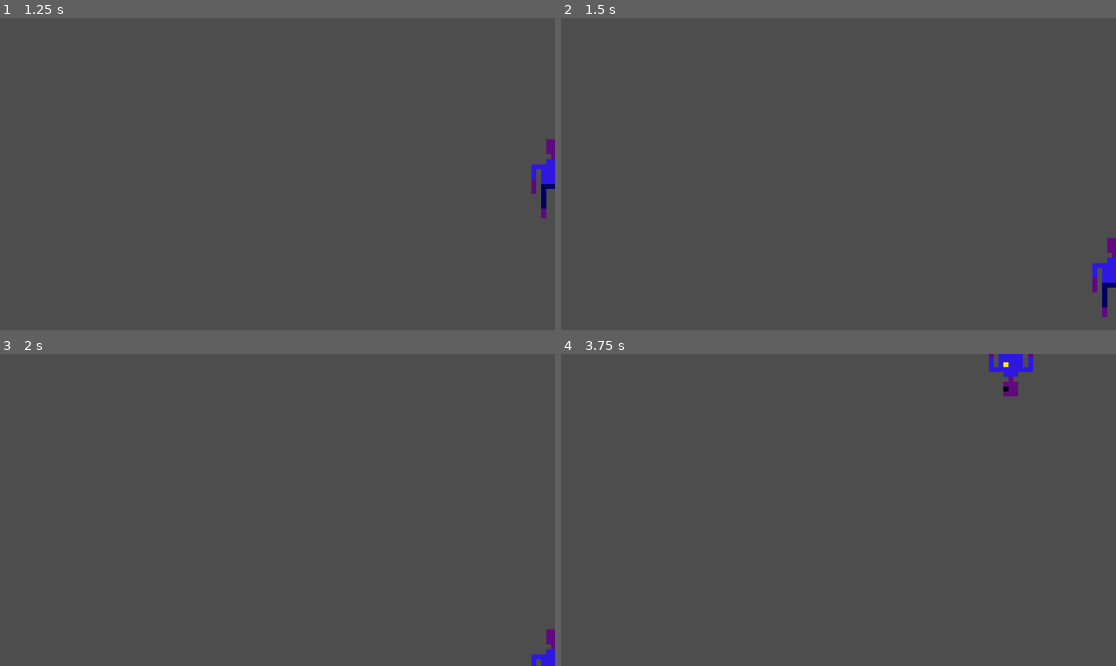
Above: before the commit, frames 1-4 (two rows, left to right).
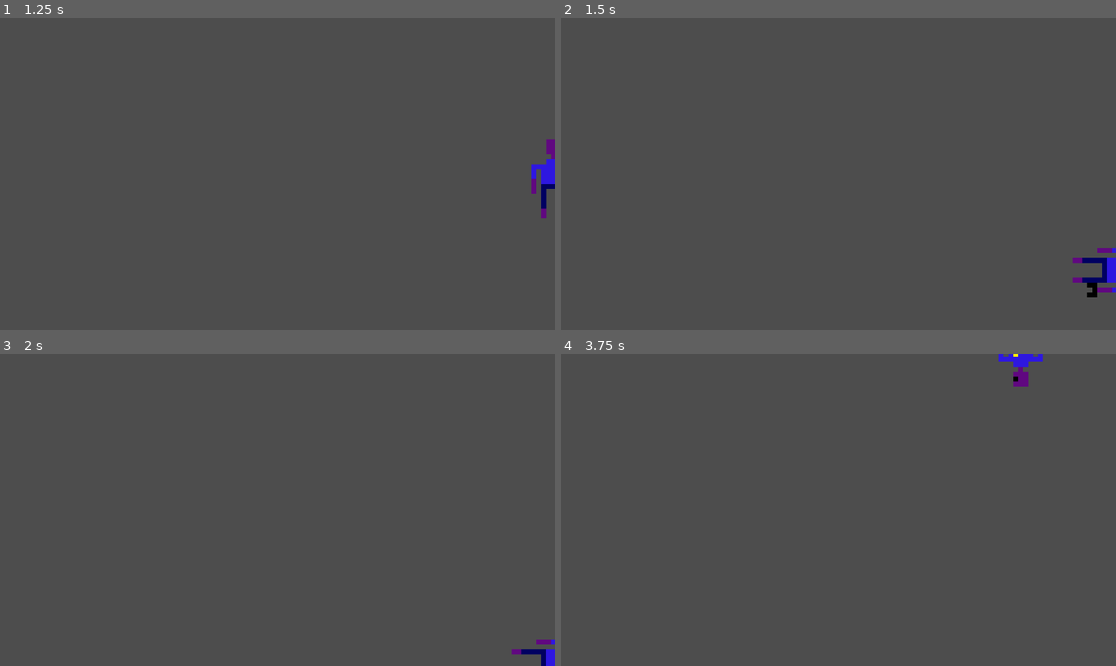
Above: after the commit, the same moments.

Repository: ConquestM/TANKG
Game: Godot game, scene res://Player.tscn
The game is run twice, just before and just after one commit, with the same random seed, the same clock (stepped at 60 frames per second) and the same inputs.
Inputs:
- Up to frame 1 (1.25 s): tap Enter at 0.5 s; hold Right (ui_right) from 0.53 s (still down)
- Up to frame 2 (1.5 s): release Right (ui_right) at 1.28 s; hold Down (ui_down) from 1.28 s (still down)
- Up to frame 3 (2 s): keep holding Down (ui_down)
- Up to frame 4 (3.75 s): tap Space at 2 s; release Down (ui_down) at 2.03 s; hold Right (ui_right) 2.03-2.78 s; tap Enter at 2.75 s; hold Up (ui_up) 2.78-3.53 s; hold Left (ui_left) from 3.53 s (still down)

Frame 1 is identical in both runs. In frame 2, 0.7% of the frame differs, in the area x 92-100%, y 70-96%; in frame 3, 0.3%; in frame 4, 0.6%.

Commit message:
I hate you fEARGHAL

Diff:
--- a/scripts/bullet.gd
+++ b/scripts/bullet.gd
@@ -8,4 +8,4 @@
 
 # Called every frame. 'delta' is the elapsed time since the previous frame.
 func _process(delta):
-	position.x += speed * delta
+	move_local_x(speed * delta)
--- a/scripts/player.gd
+++ b/scripts/player.gd
@@ -16,13 +16,19 @@
 	var vert_direction = Input.get_axis("ui_up", "ui_down")
 	if direction:
 		velocity.x = direction * speed
-		$Sprite2D.scale.x = direction
+		if direction > 0:
+			rotation_degrees = 0
+		if direction < 0:
+			rotation_degrees = 180
 		$CollisionShape2D.scale.x = direction
 	else:
 		velocity.x = move_toward(velocity.x, 0, speed)
 	if vert_direction:
 		velocity.y = vert_direction * speed
-		$Sprite2D.scale.y = vert_direction
+		if vert_direction < 0:
+			rotation_degrees = 270
+		if vert_direction > 0:
+			rotation_degrees = 90
 		$CollisionShape2D.scale.x = direction
 	else:
 		velocity.y = move_toward(velocity.y, 0, speed)
@@ -41,8 +47,6 @@
 	add_sibling(bullet)
 	bullet.global_position = $BulletSpawn.global_position
 	bullet.rotation_degrees = rotation_degrees
-	print("func called")
 
 func _on_timer_timeout():
-	print("timeout")
 	can_shoot = true
